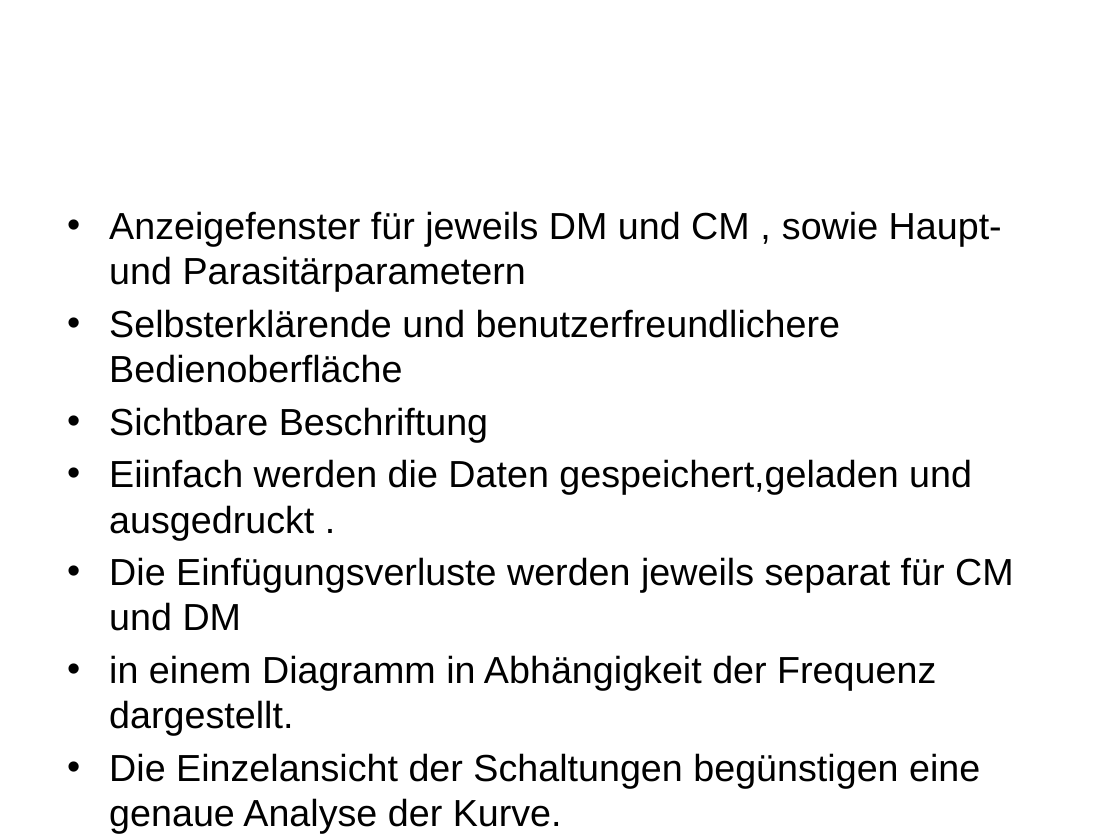
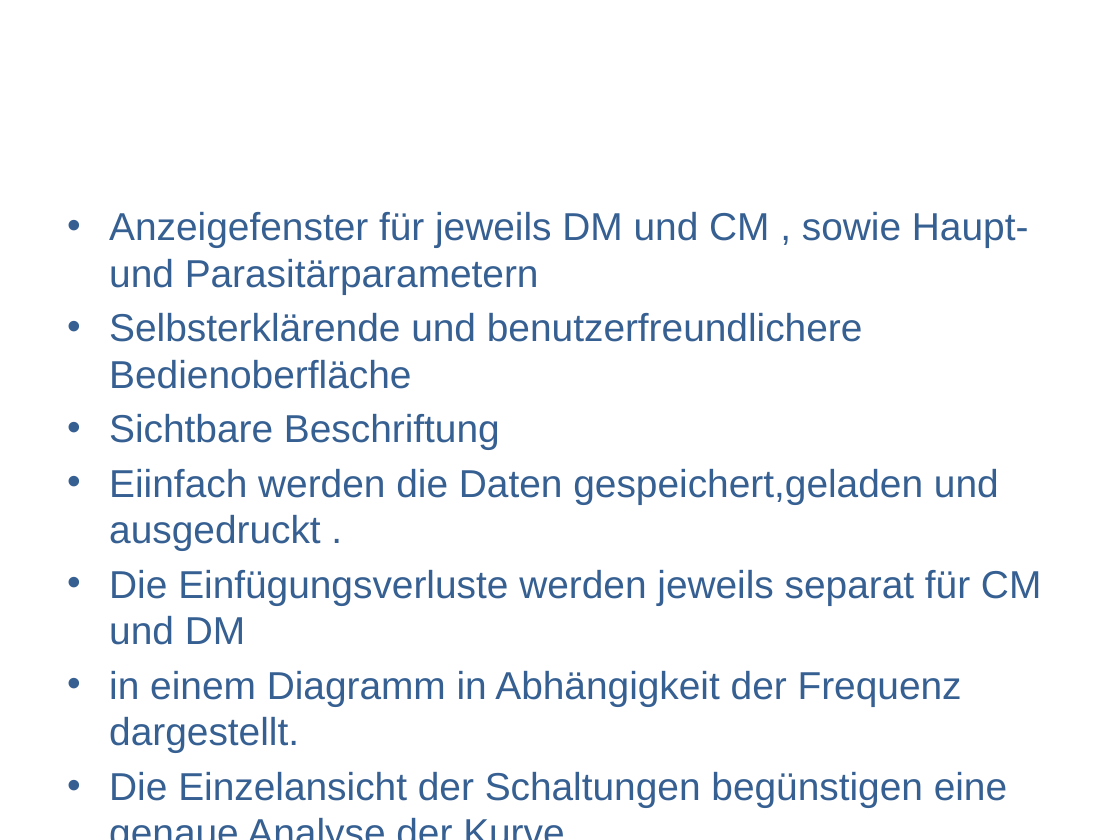
Before and after one commit to marinataborda/P2Organisation, a slide deck: slide 9 of ZwischenPresäntation.pptx (slide 10 before the commit). Drawn at 1120x840 pixels with LibreOffice and Linux fonts; fonts in the diff are those of the drawing. Boxes give left, top, right and bottom in pixels: in the first picture for what was removed or moved away, otherwise in the second. Text is boxed around its words. In the diff, an @@ line names an element or a change of style, - is before the commit and + after.

```diff
--- a/ZwischenPresäntation.pptx
+++ b/ZwischenPresäntation.pptx
@@ text "Anzeigefenster für jeweils DM und ..." at (x1=109, y1=212, x2=1041, y2=807): size 24.2 to 25 pt, text colour #000000 to #376092 @@
```
Also in this commit, not shown: 4 other slides changed, 2 slides added, 3 slides removed.
